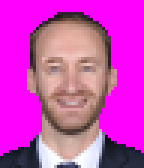
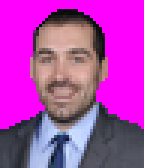
Two versions of the same layered image (144x168). Layer-by-layer changes:
renamed "Layer 2" to "Layer 4", moved it above "Layer 3", painted on it over (0, 9, 144, 168)
painted on "Layer 1" over (30, 75, 36, 90)
